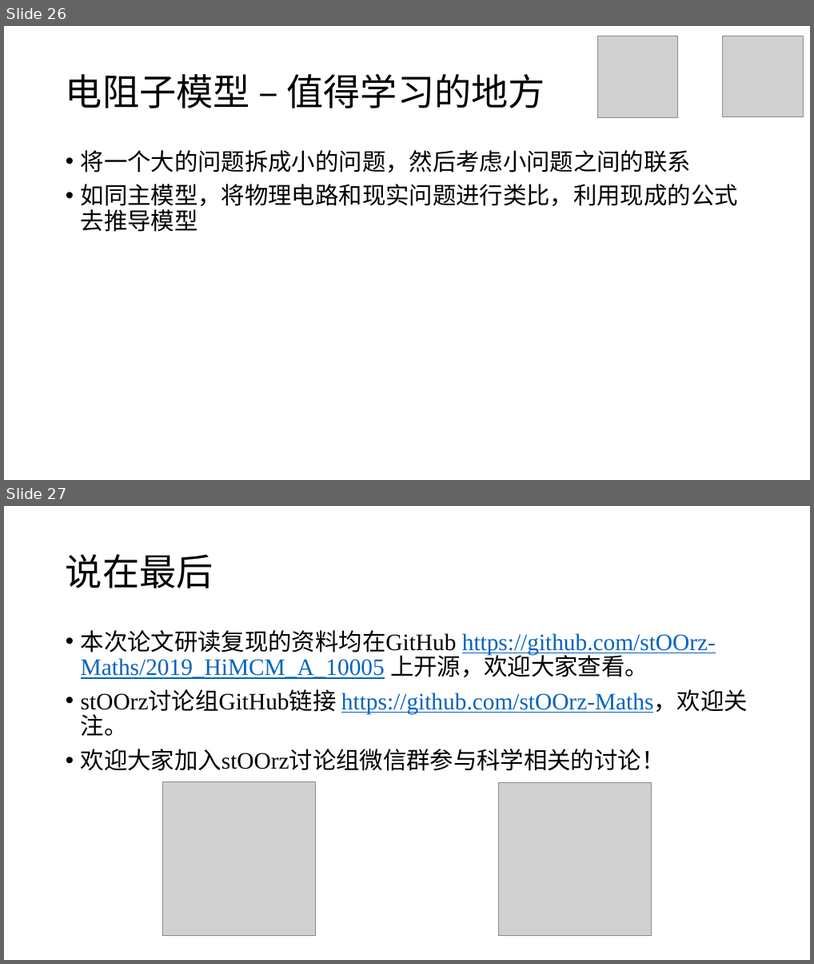
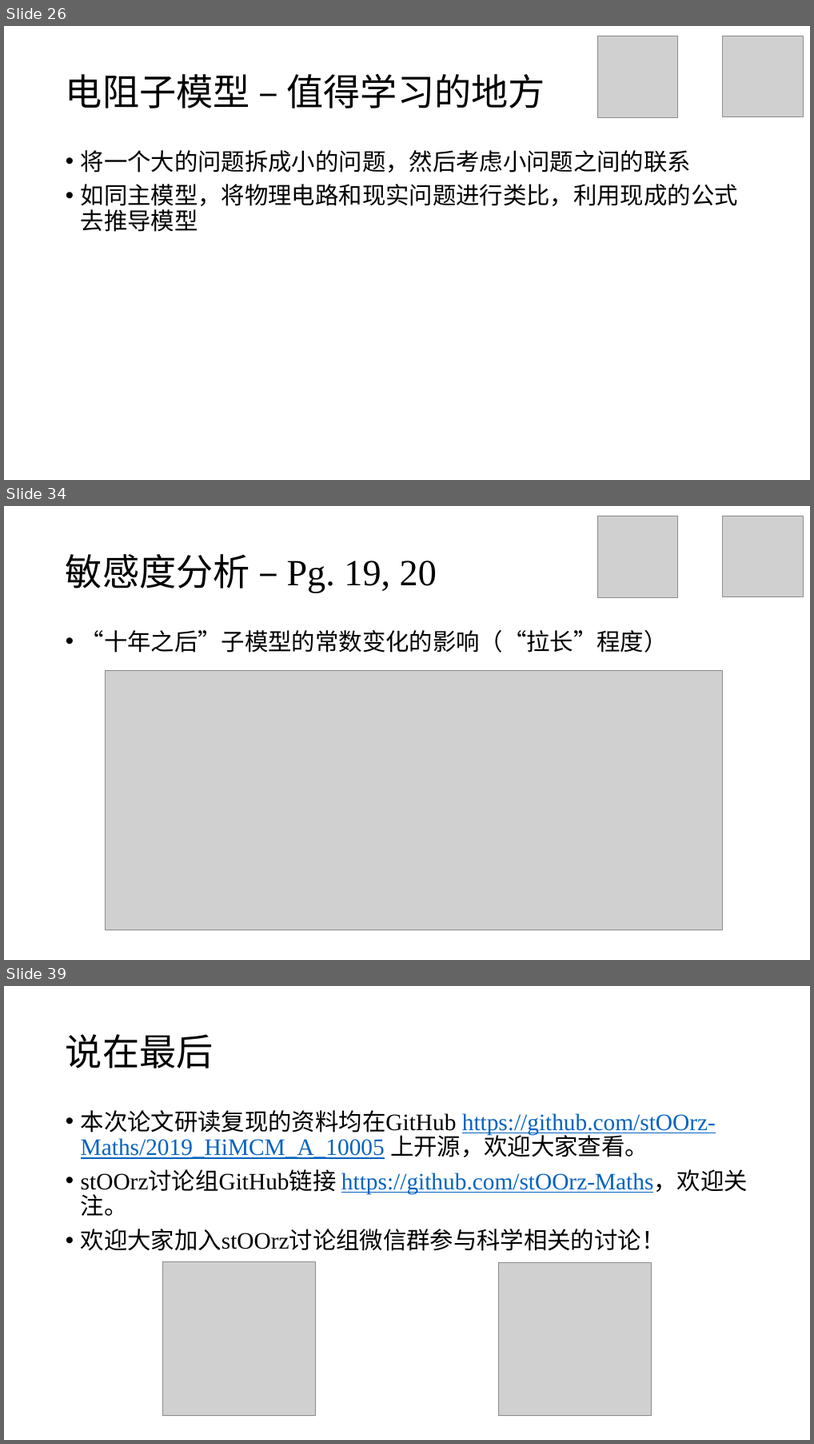
Before and after one commit to stOOrz-Science-Mind/2019_HiMCM_A_10006, a slide deck: 10005.pptx. Shown one above the other, each under a label of ours: slides 26 and 27 before the commit, slides 26, 34 and 39 after it; the slides between them are not shown. The pictures are 814x964 and 814x1444 pixels, drawn with LibreOffice and Linux fonts; fonts in the diff are those of the drawing; grey boxes stand for pictures. Boxes give left, top, right and bottom in pixels: in the first picture for what was removed or moved away, otherwise in the second. Text is boxed around its words. In the diff, an @@ line names an element or a change of style, - is before the commit and + after.

```diff
--- a/10005.pptx
+++ b/10005.pptx
@@ slide 34 added at [4,506,810,960], background #FFFFFF @@
@@ picture added at [598,516,678,597] @@
@@ picture added at [723,516,804,596] @@
@@ title added at [66,554,437,593], 44 pt, text #000000 @@
+敏感度分析 – Pg. 19, 20
@@ text added at [81,630,668,652], 28 pt, text #000000 @@
+• “十年之后”子模型的常数变化的影响（“拉长”程度）
@@ picture added at [105,670,723,929] @@
@@ what was slide 27 is now slide 39 @@
```
Also in this commit, not shown: 3 slides changed, 11 other slides added, 2 other files.
